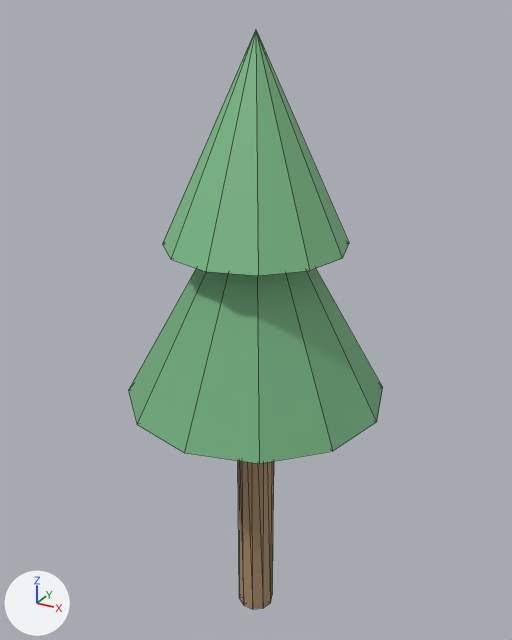
The glTF model outputs/tree.glb: old version first, new version second.
One viewpoint serves both versions: a 50 mm camera at (2.52, -4.57, 5.2) aimed at (-0.07, 0.12, 2.85). The lights are fixed; the arrows at lower left show +X, +Y and +Z. The picture after the commit comes second. Mesh edges are drawn as thin lines. Where no turn or scale is listed for an object, it has been applied to the vertices.

The first picture shows 'tree_0_0', 'tree_0_1', 'tree_0_2'.
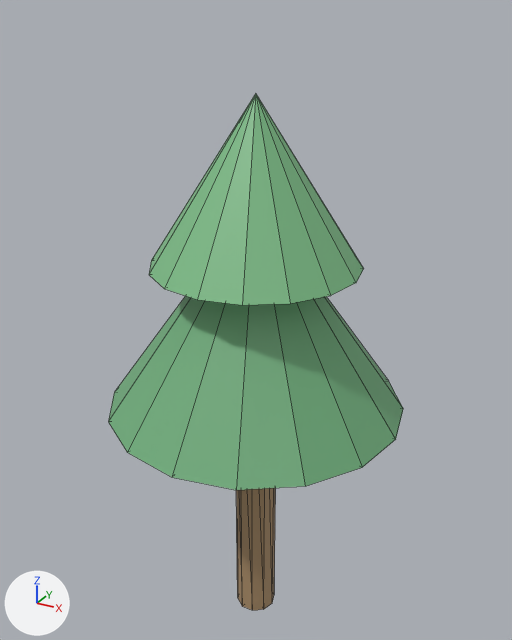
Location of each change, [x1, y1, x2, y2] in pixels of the pictures (512 x 640 px):
'tree_0_1', reshaped (15% wider): before [128, 268, 383, 464]; after [109, 296, 403, 490]
'tree_0_2', reshaped (15% wider, 14% shorter): before [162, 30, 349, 276]; after [149, 94, 364, 305]

The change in detail:
me_tree_0_1 is used by ob_tree_0_1; location (0.0, 0.0, 0.0).
me_tree_0_1 had 14 vertices, 24 faces and spanned x -1.07..1.07, y -1.07..1.07, z 2.28..4.18.
me_tree_0_1 now has 18 vertices, 32 faces and spans x -1.23..1.23, y -1.23..1.23, z 2.17..3.89.
me_tree_0_1 part 1: the whole mesh is rebuilt.
me_tree_0_2 is used by ob_tree_0_2; location (0.0, 0.0, 0.0).
me_tree_0_2 had 14 vertices, 24 faces and spanned x -0.72..0.72, y -0.72..0.72, z 3.55..5.07.
me_tree_0_2 now has 18 vertices, 32 faces and spans x -0.83..0.83, y -0.83..0.83, z 3.38..4.66.
me_tree_0_2 part 2: the whole mesh is rebuilt.
